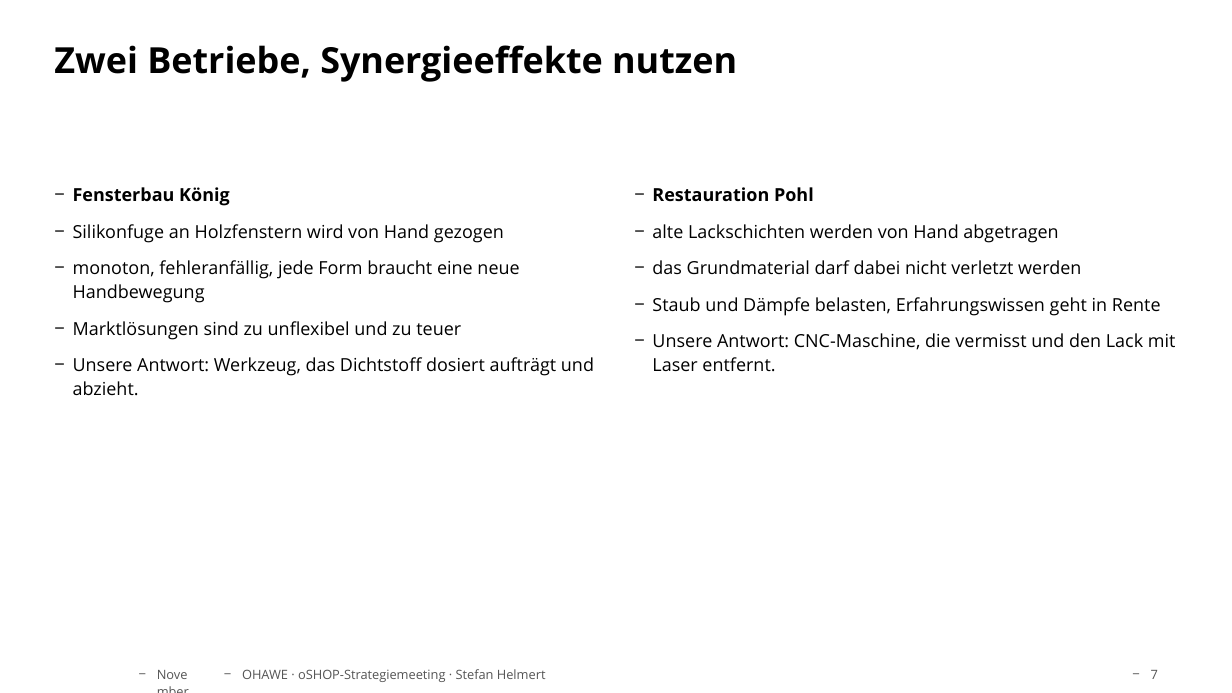
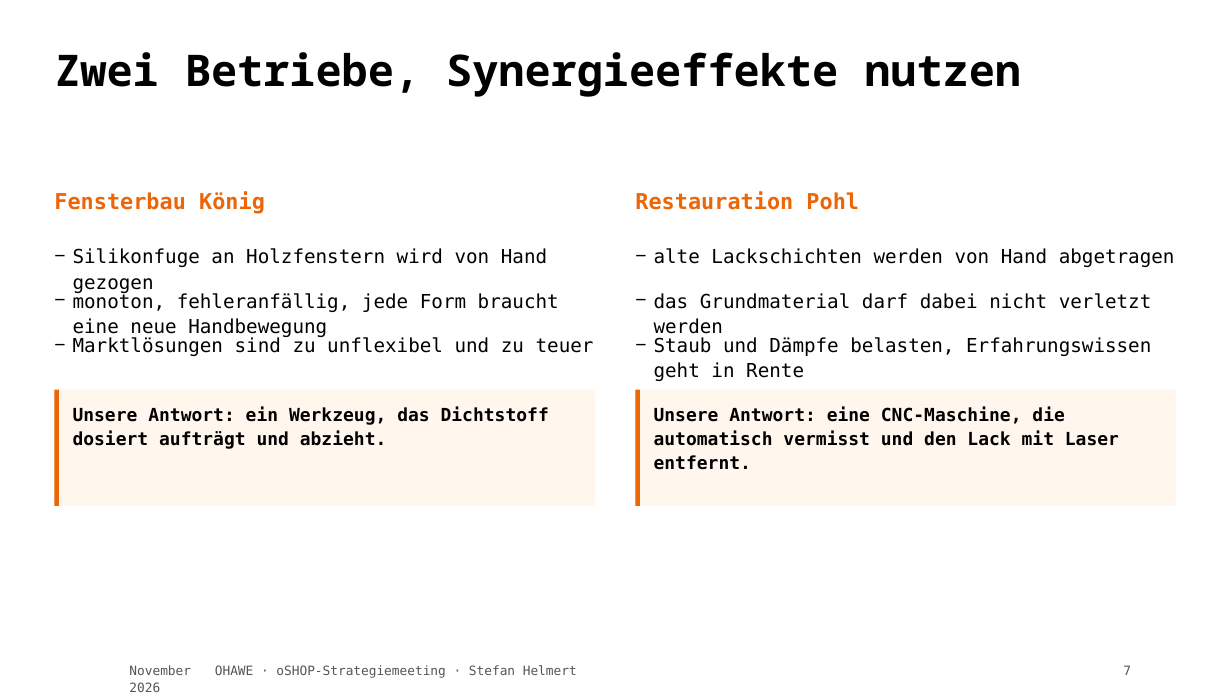
Before and after one commit to TheTesla/slides-oshop-strategieemeeting-ohawe, a slide deck: slide 7 of ohawe-strategie.pptx. Drawn at 1232x693 pixels with LibreOffice and Linux fonts; fonts in the diff are those of the drawing; background and template pictures are left out. Boxes give left, top, right and bottom in pixels: in the first picture for what was removed or moved away, otherwise in the second. Text is boxed around its words. In the diff, an @@ line names an element or a change of style, - is before the commit and + after.

```diff
--- a/ohawe-strategie.pptx
+++ b/ohawe-strategie.pptx
@@ text "Zwei Betriebe, Synergieeffekte nutzen" at [54,52,1021,97]: size 28 to 34 pt, font Open Sans to Noto Sans Mono; line spacing 1 to 1.1; more space between paragraphs @@
@@ text added at [54,192,265,214], 17 pt, text #EC6608, bold @@
+Fensterbau König
@@ text removed at [73,187,594,395] @@
-− Fensterbau König
-− Silikonfuge an Holzfenstern wird von Hand gezogen
-− monoton, fehleranfällig, jede Form braucht eine neue Handbewegung
-− Marktlösungen sind zu unflexibel und zu teuer
-− Unsere Antwort: Werkzeug, das Dichtstoff dosiert aufträgt und abzieht.
@@ text added at [635,192,859,210], 17 pt, text #EC6608, bold @@
+Restauration Pohl
@@ text removed at [652,187,1176,371] @@
-− Restauration Pohl
-− alte Lackschichten werden von Hand abgetragen
-− das Grundmaterial darf dabei nicht verletzt werden
-− Staub und Dämpfe belasten, Erfahrungswissen geht in Rente
-− Unsere Antwort: CNC-Maschine, die vermisst und den Lack mit Laser entfernt.
@@ text added at [73,248,547,293], 15 pt, text #000000 @@
+− Silikonfuge an Holzfenstern wird von Hand gezogen
@@ text added at [654,248,1175,267], 15 pt, text #000000 @@
+− alte Lackschichten werden von Hand abgetragen
@@ text added at [73,292,559,338], 15 pt, text #000000 @@
+− monoton, fehleranfällig, jede Form braucht eine neue Handbewegung
@@ text added at [654,293,1152,338], 15 pt, text #000000 @@
+− das Grundmaterial darf dabei nicht verletzt werden
@@ text added at [73,337,594,356], 15 pt, text #000000 @@
+− Marktlösungen sind zu unflexibel und zu teuer
@@ text added at [654,337,1151,381], 15 pt, text #000000 @@
+− Staub und Dämpfe belasten, Erfahrungswissen geht in Rente
@@ rectangle added at [55,390,595,506], fill #FFF6EE @@
@@ rectangle added at [55,390,59,506], fill #EC6608 @@
@@ text added at [73,407,549,449], 14 pt, text #000000, bold @@
+Unsere Antwort: ein Werkzeug, das Dichtstoff dosiert aufträgt und abzieht.
@@ rectangle added at [636,390,1177,506], fill #FFF6EE @@
@@ rectangle added at [636,390,640,506], fill #EC6608 @@
@@ text added at [654,407,1119,470], 14 pt, text #000000, bold @@
+Unsere Antwort: eine CNC-Maschine, die automatisch vermisst und den Lack mit Laser entfernt.
@@ font Open Sans to DejaVu Sans Mono; bullet − to none; less space between paragraphs in 3 elements at [129,665,191,692], [1123,665,1131,675], [215,665,577,678] @@
```
Also in this commit, not shown: 10 other slides changed, 4 other files.
